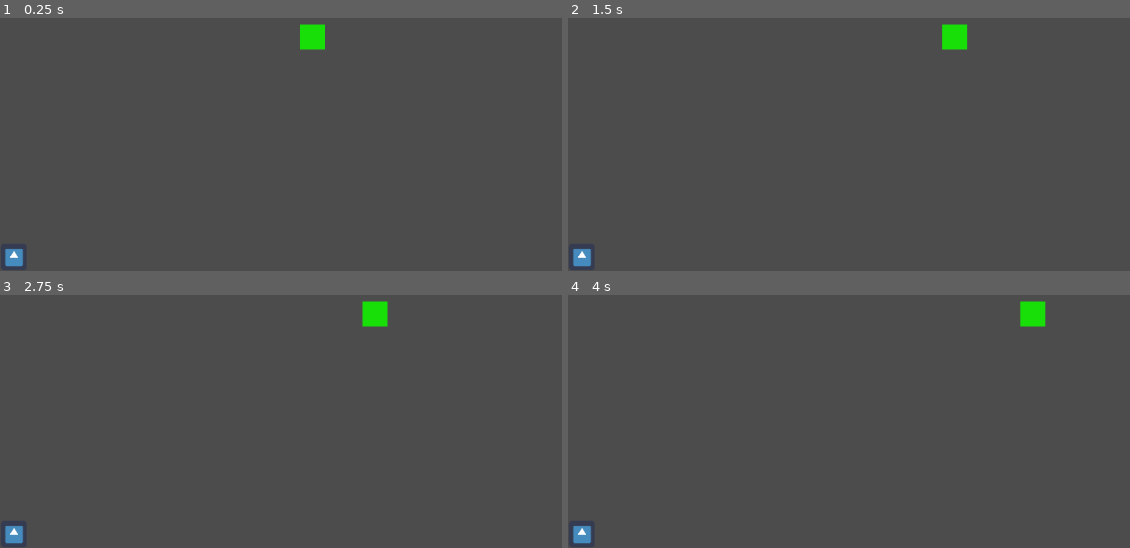
Above: before the commit, frames 1-4 (two rows, left to right).
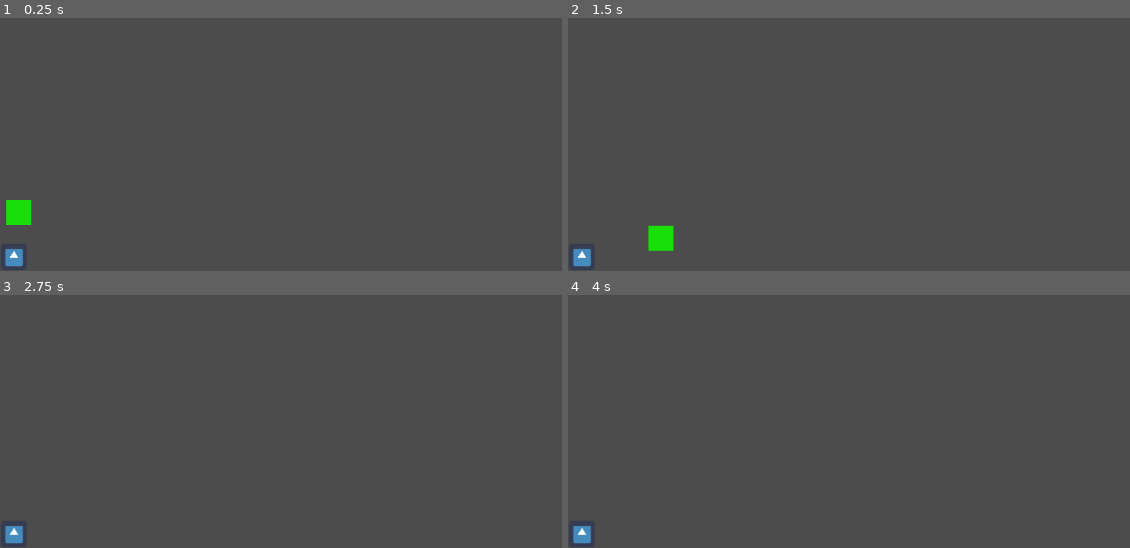
Above: after the commit, the same moments.

Repository: santyarellano/Shattered
Game: Godot game, scene res://Niveles/Playground.tscn
The game is run twice, just before and just after one commit, with the same random seed, the same clock (stepped at 60 frames per second) and the same inputs. The project has no main scene, so this scene is started directly. The engine's default icon, where the game draws it, is replaced by a stand-in: a white triangle on a blue panel in a dark square.
Inputs:
- Up to frame 1 (0.25 s): no input
- Up to frame 2 (1.5 s): tap Enter at 0.5 s; hold Right (ui_right) from 0.53 s (still down)
- Up to frame 3 (2.75 s): release Right (ui_right) at 2.03 s; hold Left (ui_left) from 2.03 s (still down)
- Up to frame 4 (4 s): release Left (ui_left) at 2.78 s; hold Right (ui_right) from 2.78 s (still down)

The runs differ from the first frame. In frame 1, 0.9% of the frame differs, in the area x 1-58%, y 2-82%; in frame 2, 0.9%; in frame 3, 0.5%; in frame 4, 0.5%.

Commit message:
upd

Diff:
--- a/Niveles/Playground.tscn
+++ b/Niveles/Playground.tscn
@@ -9,4 +9,4 @@
 position = Vector2( 17.0694, 581.344 )
 
 [node name="Player" parent="." instance=ExtResource( 2 )]
-position = Vector2( 23.6529, 511.533 )
+position = Vector2( 23.993, 523.809 )
--- a/Obj/Player/Player.gd
+++ b/Obj/Player/Player.gd
@@ -4,7 +4,7 @@
 # Declare member variables here. Examples:
 export var walk_spd = 100
 export var jump_power = 1
-export var gravity = 0
+export var gravity = 30
 var walk_vel = 0
 var right = 0
 var left = 0
@@ -13,8 +13,9 @@
 
 # Called when the node enters the scene tree for the first time.
 func _ready():
-	position.x = 400
-	position.y = 300
+	#position.x = 400
+	#position.y = 300
+	pass
 
 
 # Called every frame. 'delta' is the elapsed time since the previous frame.
Not shown, removed: .mono/metadata/ide_messaging_meta.txt
